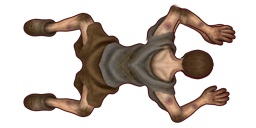
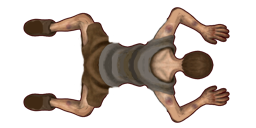
Two versions of the same layered image (256px x 128px). Layer-by-layer changes:
hid "Layer 3" over (x1=181, y1=49, x2=214, y2=79)
hid "Layer 4" over (x1=177, y1=8, x2=236, y2=46)
hid "Layer 5" over (x1=145, y1=4, x2=184, y2=51)
renamed "Layer 1 copy 2" to "Layer 1 copy 3", painted on it over (x1=26, y1=7, x2=230, y2=123)
